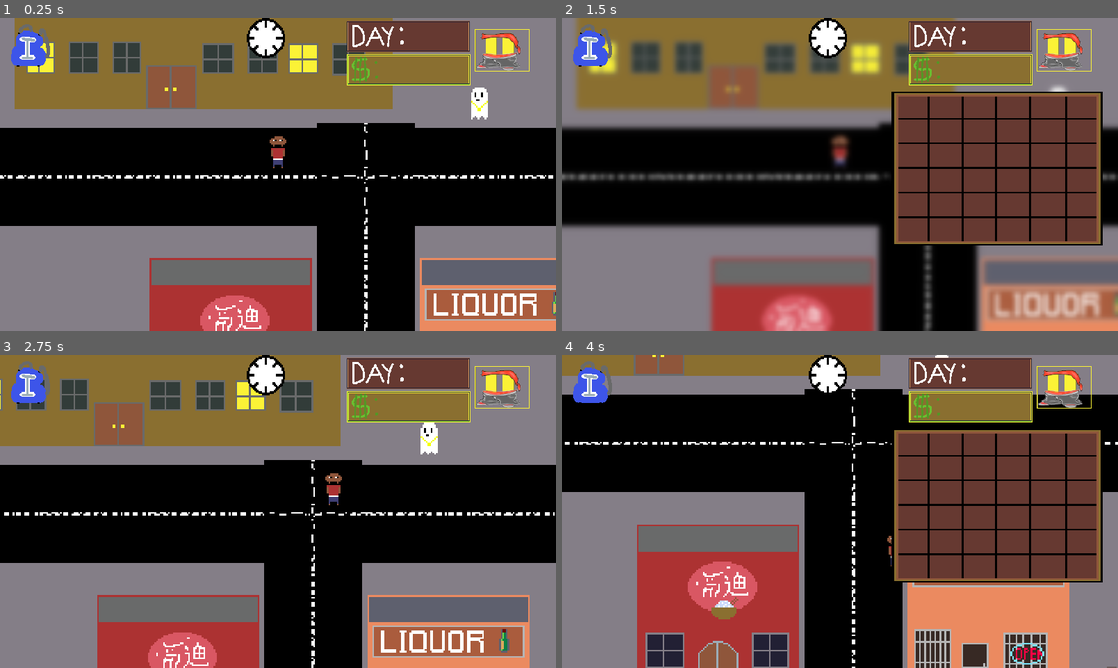
Above: before the commit, frames 1-4 (two rows, left to right).
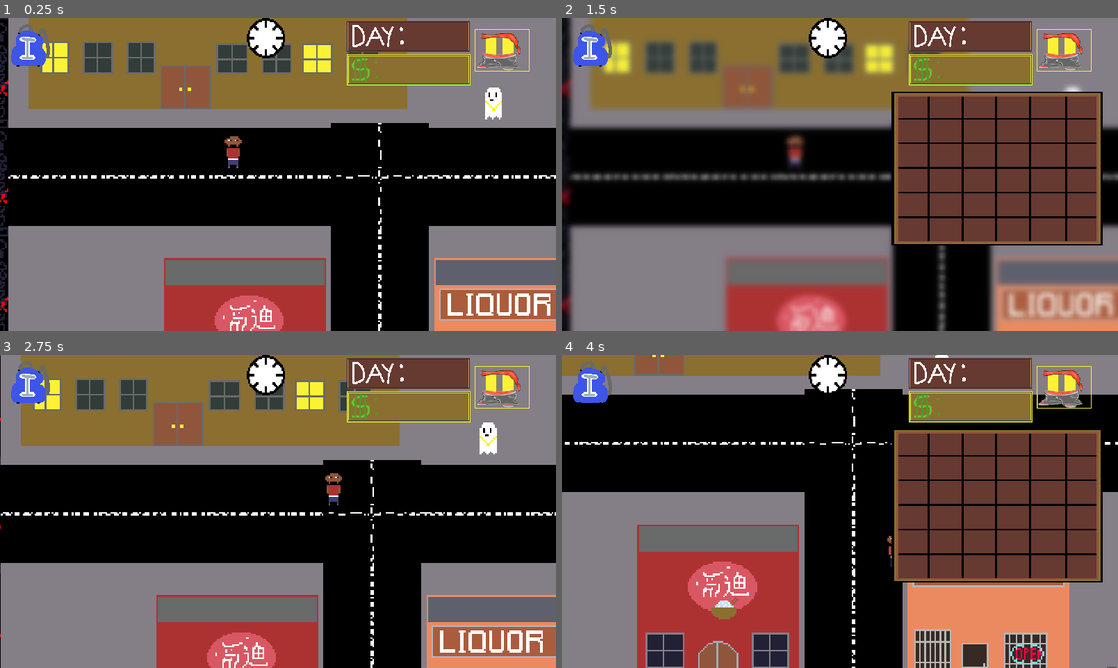
Above: after the commit, the same moments.

Repository: d0if/hood-rpg
Game: Godot game, scene res://Scenes/world.tscn
Same seed, same stepped clock (60 frames per second), same inputs: the game is played once before the commit and once after it. This scene is started directly instead of the project's main scene.
Inputs (mouse positions are in pixels of both pictures, inside the frame that each line leads up to):
- Up to frame 1 (0.25 s): no input
- Up to frame 2 (1.5 s): click (589, 46) at 0.5 s; click (1062, 49) at 1.25 s
- Up to frame 3 (2.75 s): tap Enter at 2 s; hold Right (ui_right) from 2.03 s (still down); tap I (toggle_texture) at 2.1 s
- Up to frame 4 (4 s): release Right (ui_right) at 2.78 s; hold Down (ui_down) 2.78-3.53 s; tap Shift at 2.85 s; hold Right (ui_right) from 3.53 s (still down); tap I (toggle_texture) at 3.6 s

The runs differ from the first frame. In frame 1, 12% of the frame differs, in the area x 0-100%, y 0-100%; in frame 2, 12%; in frame 3, 23%; in frame 4, less than 0.1%.

Commit message:
is it on git?

Diff:
--- a/Godot/Scenes/world.tscn
+++ b/Godot/Scenes/world.tscn
@@ -183,7 +183,7 @@
 layer_3/tile_data = PackedInt32Array(8, 65539, 0, 786441, 65540, 1, 786451, 65541, 1, 786488, 65542, 1, 786459, 65543,  …(223 unchanged characters)…
 
 [node name="Player" parent="." instance=ExtResource("4_h6q1r")]
-position = Vector2(185, 101)
+position = Vector2(150, 101)
 
 [node name="Apartment_transition_point" type="Area2D" parent="."]
 
Not shown, added: Art/HOODRPG-FONT.ttf
Not shown, added: Art/npc characters/Sheisty.png
